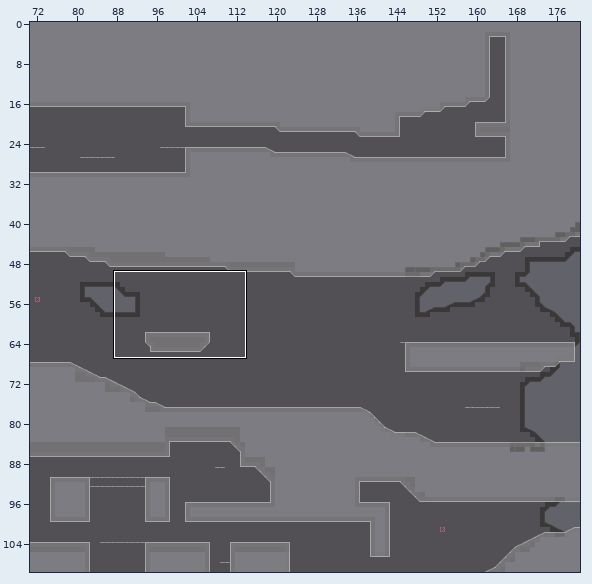
A Tiled map gets an edit: Symfora/Content/bin/DesktopGL/lev/c5m0.tmx. Above: a wide view before the commit, with the close-up outlined.
Close-up. Before:
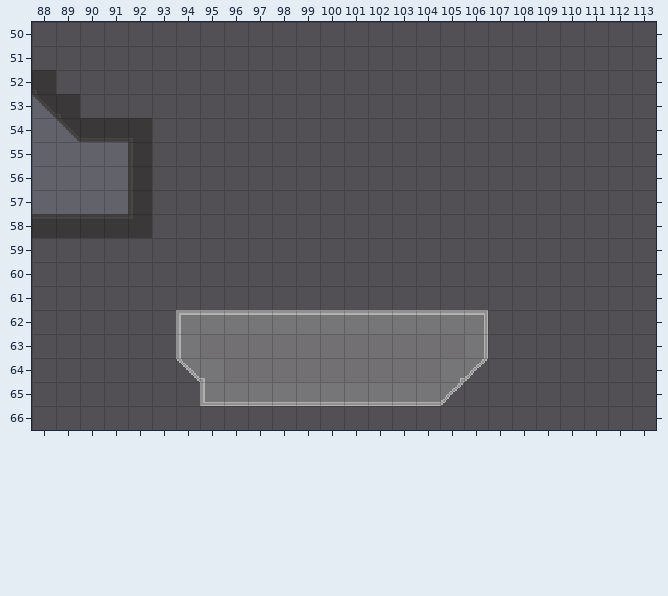
Cells are 16x16 px. Shown: x 88..113, y 50..66. The commit also changed other parts of the map, which this record leaves out.
The result:
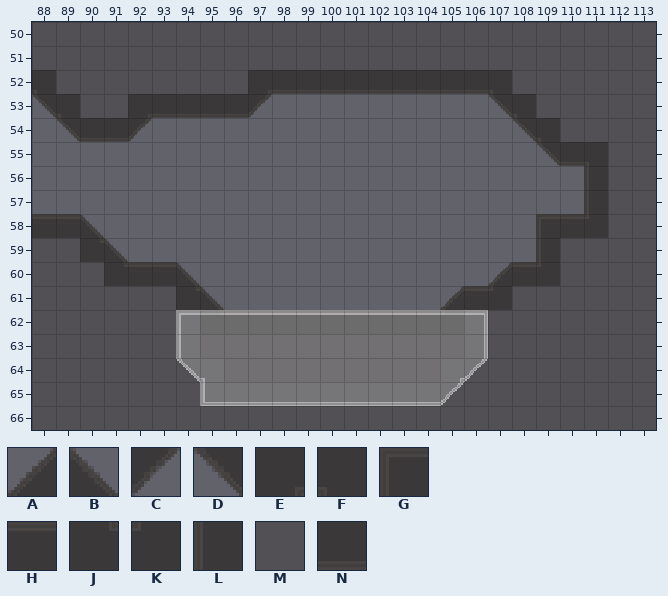
Key: from "devSet": A 9, B 10, C 17, D 26, E 58, F 59, G 60, H 61, J 67, K 68, L 69, M 70, N 79.
_ is an empty cell.
See-through tiles are keyed as they look on the map.
The edit:
Layer "background":
y 52: x 97..107 MMMMMMMMMMM -> ENNNNNNNNNF
y 53: x 92..108 MMMMMMMMMMMMMMMMM -> ENNNNC_________DF
y 54: x 92..109 FMMMMMMMMMMMMMMMMM -> C_______________DF
y 55: x 92..111 LMMMMMMMMMMMMMMMMMMM -> _________________DNF
y 56..57: x 92..111 LMMMMMMMMMMMMMMMMMMM -> ___________________L
y 58: x 90..111 HHKMMMMMMMMMMMMMMMMMMM -> B__________________GHK
y 59: x 90..109 MMMMMMMMMMMMMMMMMMMM -> JB_________________L
y 60: x 91..109 MMMMMMMMMMMMMMMMMMM -> JHHB____________AHK
y 61: x 94..107 MMMMMMMMMMMMMM -> JB_________AHK
Changed places in both close-ups, as pixel boxes (x1, y1, x2, y2):
changed: (80, 70, 608, 310)
